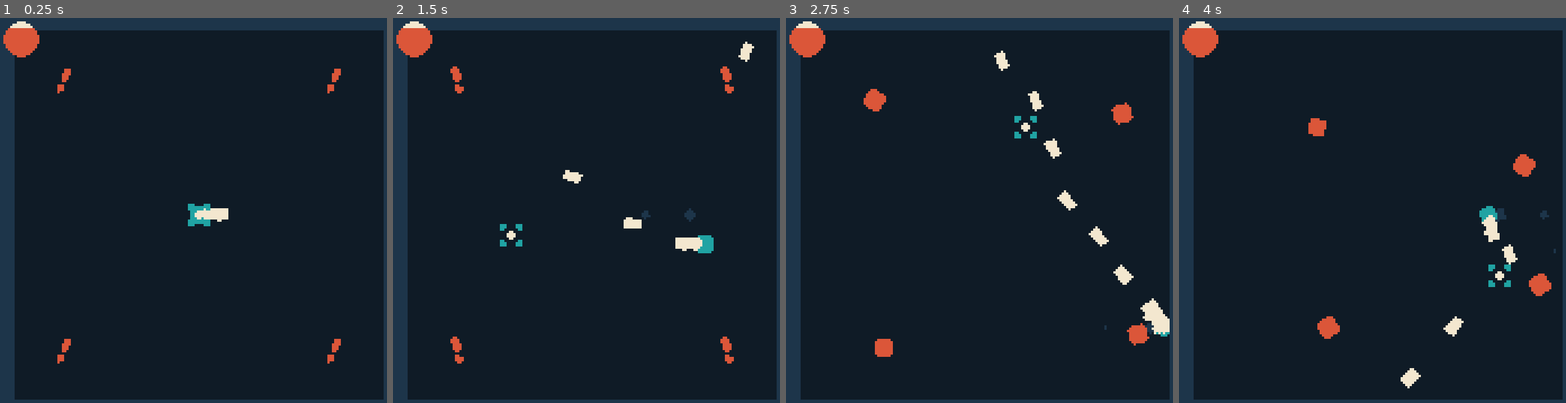
Above: before the commit, frames 1-4 (left to right).
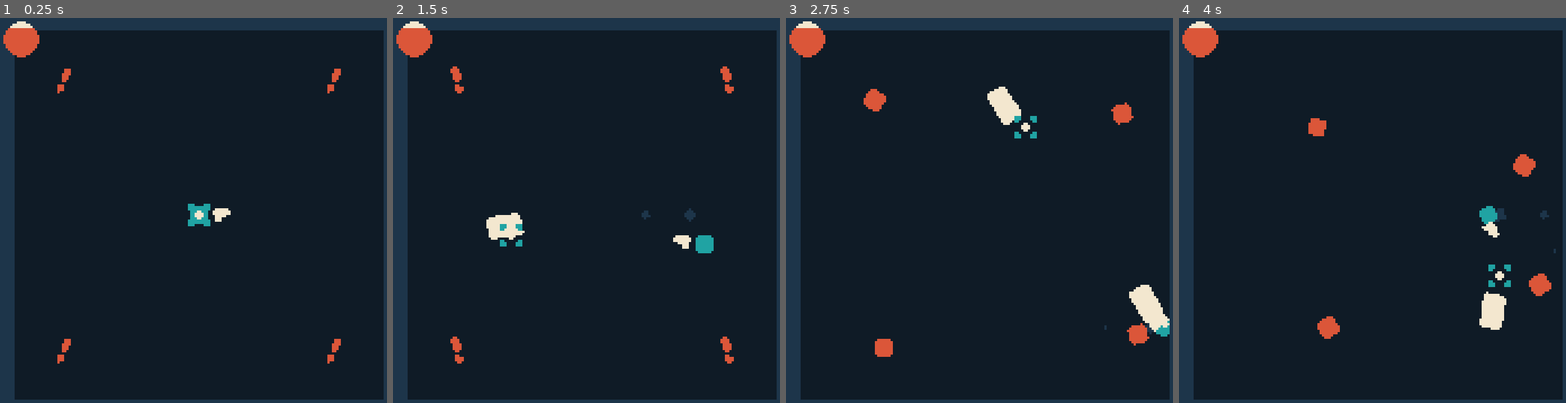
Above: after the commit, the same moments.

Repository: thcheetah777/Rogue
Game: Godot game, scene res://main.tscn
Two runs of this game, one before a commit and one after it. Both use one fixed random seed, a clock stepped at 60 frames per second and the inputs below.
Inputs (mouse positions are in pixels of both pictures, inside the frame that each line leads up to):
- Up to frame 1 (0.25 s): no input
- Up to frame 2 (1.5 s): move the mouse to (679, 195) at 0.52 s; press the mouse at (679, 195) at 0.53 s; hold D (right) 0.53-1.28 s; move the mouse to (512, 233) at 1.27 s; release the mouse at (512, 233) at 1.28 s; hold S (down) from 1.28 s (still down); click (512, 233) at 1.35 s
- Up to frame 3 (2.75 s): move the mouse to (1025, 125) at 2.02 s; release S (down) at 2.03 s; press the mouse at (1025, 125) at 2.03 s; hold D (right) from 2.03 s (still down)
- Up to frame 4 (4 s): move the mouse to (1357, 295) at 2.77 s; release D (right) at 2.78 s; release the mouse at (1357, 295) at 2.78 s; hold W (up) 2.78-3.53 s; click (1357, 295) at 2.85 s; move the mouse to (1500, 275) at 3.52 s; press the mouse at (1500, 275) at 3.53 s; hold A (left) from 3.53 s (still down)

The runs differ from the first frame. In frame 1, 0.1% of the frame differs, in the area x 52-60%, y 49-53%; in frame 2, 0.9%; in frame 3, 1.7%, in the area x 52-100%, y 8-83%; in frame 4, 1.0%.

Commit message:
🎚️ better level manager

Diff:
--- a/enemy.gd
+++ b/enemy.gd
@@ -21,4 +21,8 @@
 	scale = hurt_expand * Vector2.ONE
 	sprite.play("hurt")
 	if health <= 0:
-		queue_free()
+		die()
+
+func die():
+	queue_free()
+	Events.emit_signal("enemy_died")
--- a/enemy_manager.gd
+++ b/enemy_manager.gd
@@ -1,28 +1,40 @@
 extends Node
 
-@export var wave_formations: Array[WaveFormation] = []
+@export var wave_formations: Array[WaveFormation]
 
 var level = 0
 var exclamation_scene = preload("res://exclamation.tscn")
 var current_formation = null
+var enemy_count = 0
 
 var basic_enemy_scene = preload("res://basic_enemy.tscn")
 
 @onready var spawn_delay_timer := $SpawnDelayTimer
 
 func _ready() -> void:
-	create_exclamations()
+	Events.enemy_died.connect(_on_enemy_died)
+	new_wave()
 
 func create_exclamations():
 	current_formation = wave_formations.pick_random() as WaveFormation
+	enemy_count = current_formation.enemies.size()
 	for enemy in current_formation.enemies:
 		var exclamation = exclamation_scene.instantiate() as Exclamation
 		exclamation.autodestruct_delay = spawn_delay_timer.wait_time
 		exclamation.position = enemy.position
 		Globals.world.add_child(exclamation)
 
+func new_wave():
+	create_exclamations()
+	spawn_delay_timer.start()
+
 func _on_spawn_delay_timeout() -> void:
 	for enemy in current_formation.enemies:
 		var new_enemy = basic_enemy_scene.instantiate()
 		new_enemy.position = enemy.position
 		Globals.world.add_child(new_enemy)
+
+func _on_enemy_died():
+	enemy_count -= 1
+	if enemy_count <= 0:
+		new_wave()
--- a/enemy_manager.tscn
+++ b/enemy_manager.tscn
@@ -1,13 +1,14 @@
-[gd_scene load_steps=2 format=3 uid="uid://d03ebj53fhrv6"]
+[gd_scene load_steps=3 format=3 uid="uid://d03ebj53fhrv6"]
 
 [ext_resource type="Script" path="res://enemy_manager.gd" id="1_q3fep"]
+[ext_resource type="Resource" uid="uid://du7ctjaa2osbx" path="res://waves/corners.tres" id="2_kjifh"]
 
 [node name="EnemyManager" type="Node"]
 script = ExtResource("1_q3fep")
+wave_formations = Array[Resource("res://wave_formation.gd")]([ExtResource("2_kjifh")])
 
 [node name="SpawnDelayTimer" type="Timer" parent="."]
 wait_time = 2.0
 one_shot = true
-autostart = true
 
 [connection signal="timeout" from="SpawnDelayTimer" to="." method="_on_spawn_delay_timeout"]
--- /dev/null
+++ b/events.gd
@@ -0,0 +1,3 @@
+extends Node
+
+signal enemy_died
--- a/guns/machine-gun.tres
+++ b/guns/machine-gun.tres
@@ -7,7 +7,7 @@
 script = ExtResource("1_0pfra")
 sprite = ExtResource("2_h0jhn")
 bullet_size = 0.5
-bullet_speed = 200
+bullet_speed = 300
 fire_rate = 12.0
 spread = 12.0
 damage = 0.5
--- a/guns/pistol.tres
+++ b/guns/pistol.tres
@@ -7,8 +7,10 @@
 script = ExtResource("1_q1o87")
 sprite = ExtResource("2_mkoik")
 bullet_size = 1.0
-fire_rate = 5.0
+bullet_speed = 300
+fire_rate = 3.0
 spread = 4
-damage = 1
+damage = 1.0
 offset = 10
 kick = 5
+expand = 1.5
--- a/main.tscn
+++ b/main.tscn
@@ -1,18 +1,16 @@
-[gd_scene load_steps=9 format=3 uid="uid://b12ppqbxab0vk"]
+[gd_scene load_steps=8 format=3 uid="uid://b12ppqbxab0vk"]
 
 [ext_resource type="PackedScene" uid="uid://c2gng30xxg4gg" path="res://mouse.tscn" id="1_dv8dy"]
 [ext_resource type="PackedScene" uid="uid://cgiq1kt8weh2j" path="res://wall.tscn" id="1_wvsw4"]
 [ext_resource type="PackedScene" uid="uid://d03ebj53fhrv6" path="res://enemy_manager.tscn" id="1_x2c8l"]
 [ext_resource type="Script" path="res://world.gd" id="2_6thic"]
 [ext_resource type="PackedScene" uid="uid://da1qb210gjvdg" path="res://player.tscn" id="2_jwm52"]
-[ext_resource type="Resource" uid="uid://du7ctjaa2osbx" path="res://waves/corners.tres" id="2_kg075"]
 [ext_resource type="Texture2D" uid="uid://bosudewxid5es" path="res://assets/health-circle.png" id="2_rlo6o"]
 [ext_resource type="Texture2D" uid="uid://b6pp6pw8ubwcm" path="res://assets/health-circle-empty.png" id="2_x2ubq"]
 
 [node name="Main" type="Node"]
 
 [node name="EnemyManager" parent="." instance=ExtResource("1_x2c8l")]
-wave_formations = Array[Resource("res://wave_formation.gd")]([ExtResource("2_kg075")])
 
 [node name="Canvas" type="CanvasLayer" parent="."]
 
--- a/player.tscn
+++ b/player.tscn
@@ -2,7 +2,7 @@
 
 [ext_resource type="Script" path="res://player.gd" id="1_eie53"]
 [ext_resource type="Texture2D" uid="uid://dqm4a8xw7pfdl" path="res://assets/player.png" id="1_ikshr"]
-[ext_resource type="Resource" uid="uid://civldxor3hwnr" path="res://guns/machine-gun.tres" id="2_vobfl"]
+[ext_resource type="Resource" uid="uid://cuyy16wsyf323" path="res://guns/pistol.tres" id="2_d41hn"]
 [ext_resource type="Texture2D" uid="uid://c52q1lgaojkl2" path="res://assets/pistol.png" id="4_0vkrl"]
 
 [sub_resource type="RectangleShape2D" id="RectangleShape2D_80320"]
@@ -13,7 +13,7 @@
 collision_mask = 7
 motion_mode = 1
 script = ExtResource("1_eie53")
-gun = ExtResource("2_vobfl")
+gun = ExtResource("2_d41hn")
 
 [node name="Sprite" type="Sprite2D" parent="."]
 texture = ExtResource("1_ikshr")
--- a/project.godot
+++ b/project.godot
@@ -18,6 +18,7 @@
 [autoload]
 
 Globals="*res://globals.gd"
+Events="*res://events.gd"
 
 [display]
 
